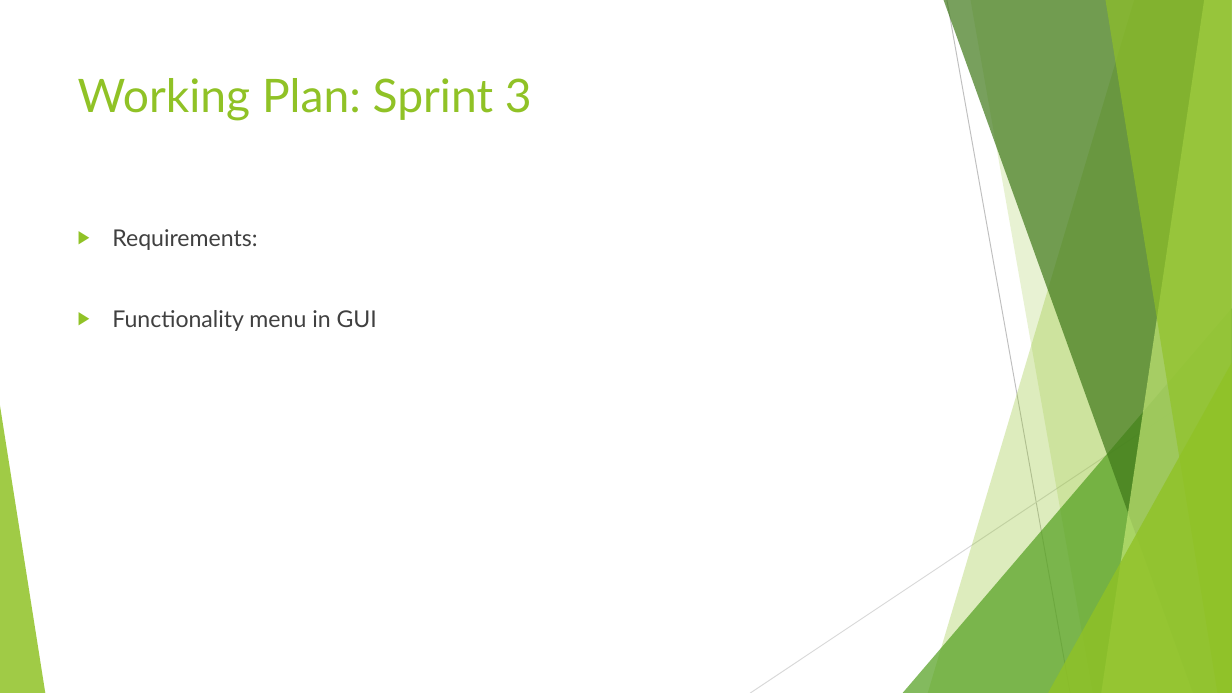
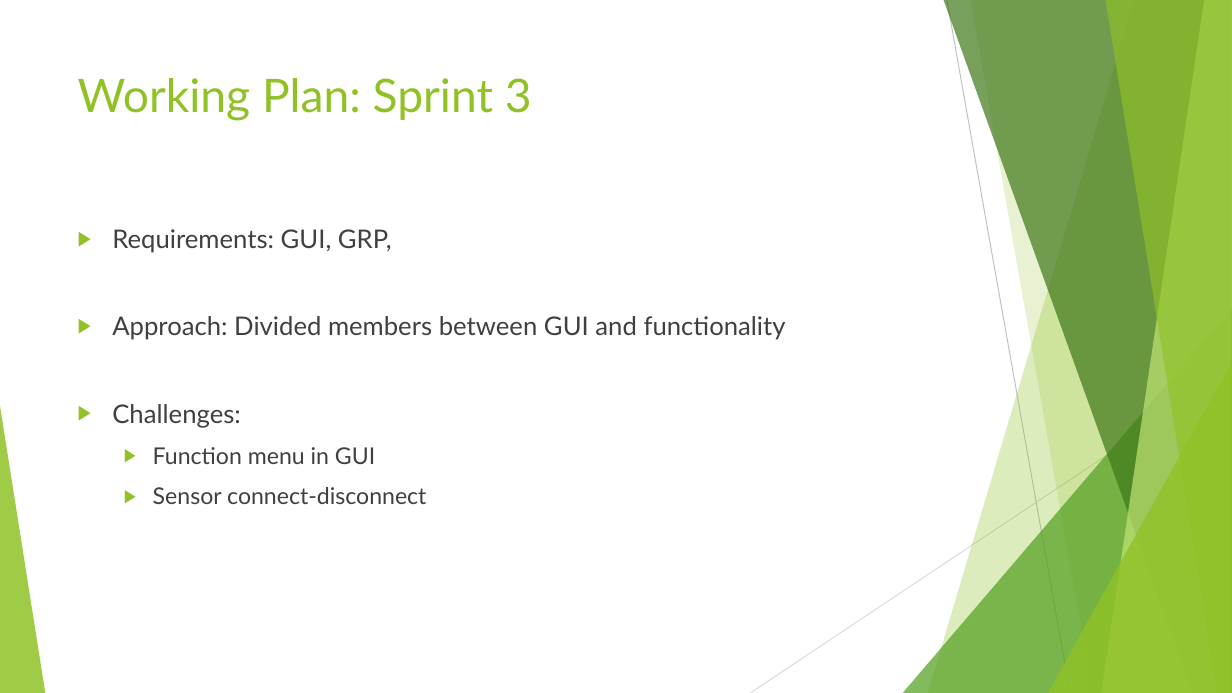
Before and after one commit to jamesonn/CS361_Final_Project, a slide deck: slide 7 of Chrono Timer v1.pptx. Drawn at 1232x693 pixels with LibreOffice and Linux fonts; fonts in the diff are those of the drawing. Boxes give left, top, right and bottom in pixels: in the first picture for what was removed or moved away, otherwise in the second. Text is boxed around its words. In the diff, an @@ line names an element or a change of style, - is before the commit and + after.

```diff
--- a/Chrono Timer v1.pptx
+++ b/Chrono Timer v1.pptx
@@ text at <box>112,229,786,504</box>: text changed; size 18 to 20 pt @@
-▶ Requirements:
-▶ Functionality menu in GUI
+▶ Requirements: GUI, GRP,
+▶ Approach: Divided members between GUI and functionality
+▶ Challenges:
+  ▶ Function menu in GUI
+  ▶ Sensor connect-disconnect
```
Also in this commit, not shown: 4 other slides changed, 1 slide removed.
